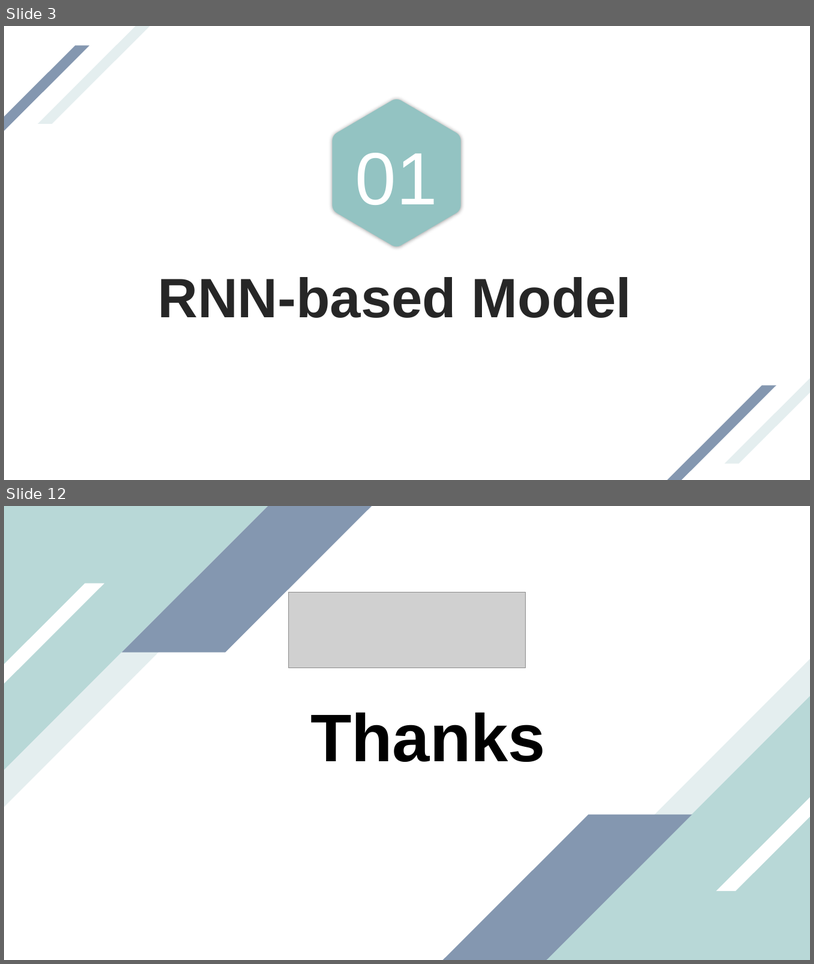
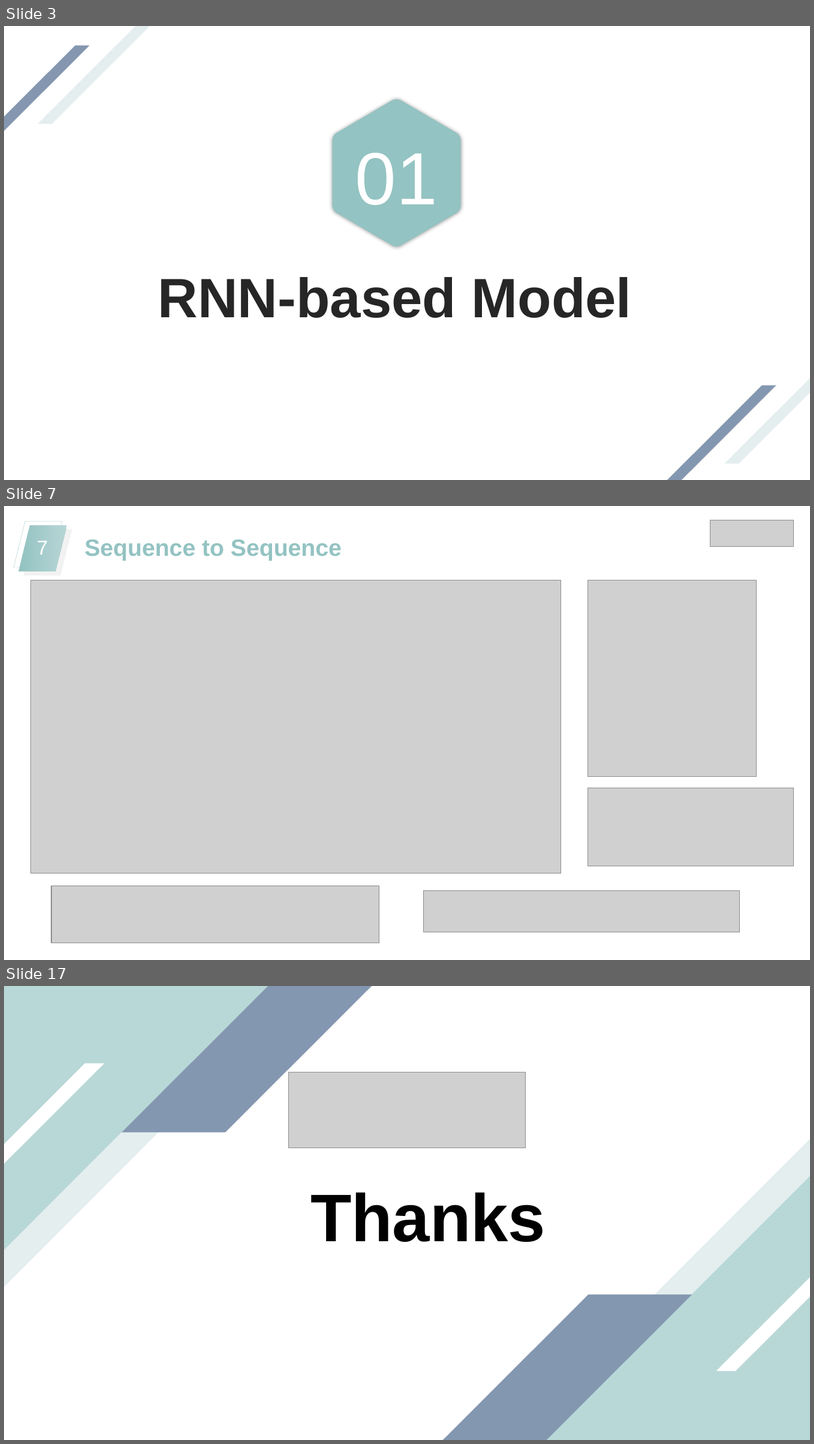
Before and after one commit to Rcrossmeister/CI, a slide deck: Pre/CI-Presentation-hongzijin.pptx. Shown one above the other, each under a label of ours: slides 3 and 12 before the commit, slides 3, 7 and 17 after it; the slides between them are not shown. The pictures are 814x964 and 814x1444 pixels, drawn with LibreOffice and Linux fonts; fonts in the diff are those of the drawing; grey boxes stand for pictures. Boxes give left, top, right and bottom in pixels: in the first picture for what was removed or moved away, otherwise in the second. Text is boxed around its words. In the diff, an @@ line names an element or a change of style, - is before the commit and + after.

```diff
--- a/Pre/CI-Presentation-hongzijin.pptx
+++ b/Pre/CI-Presentation-hongzijin.pptx
@@ slide 7 added at [4, 506, 810, 960], background #FFFFFF @@
@@ parallelogram added at [14, 521, 62, 567], outline #BAD7D7 0.25 pt @@
@@ picture added at [711, 520, 794, 547] @@
@@ parallelogram added at [18, 525, 67, 571], fill gradient #93C3C2 to #B7D5D5 @@
@@ parallelogram added at [24, 529, 72, 576], fill #F2F2F2 @@
@@ page number added at [37, 541, 48, 555], 24 pt, text #FFFFFF @@
+7
@@ text added at [84, 540, 342, 561], 28 pt, text #93C3C2, bold @@
+Sequence to Sequence
@@ picture added at [30, 580, 562, 873] @@
@@ picture added at [588, 580, 756, 777] @@
@@ picture added at [588, 788, 794, 865] @@
@@ picture added at [51, 885, 379, 942] @@
@@ picture added at [424, 891, 740, 932] @@
@@ what was slide 12 is now slide 17 @@
```
Also in this commit, not shown: 1 slide changed, 11 other slides added, 7 slides removed, 15 other files.
